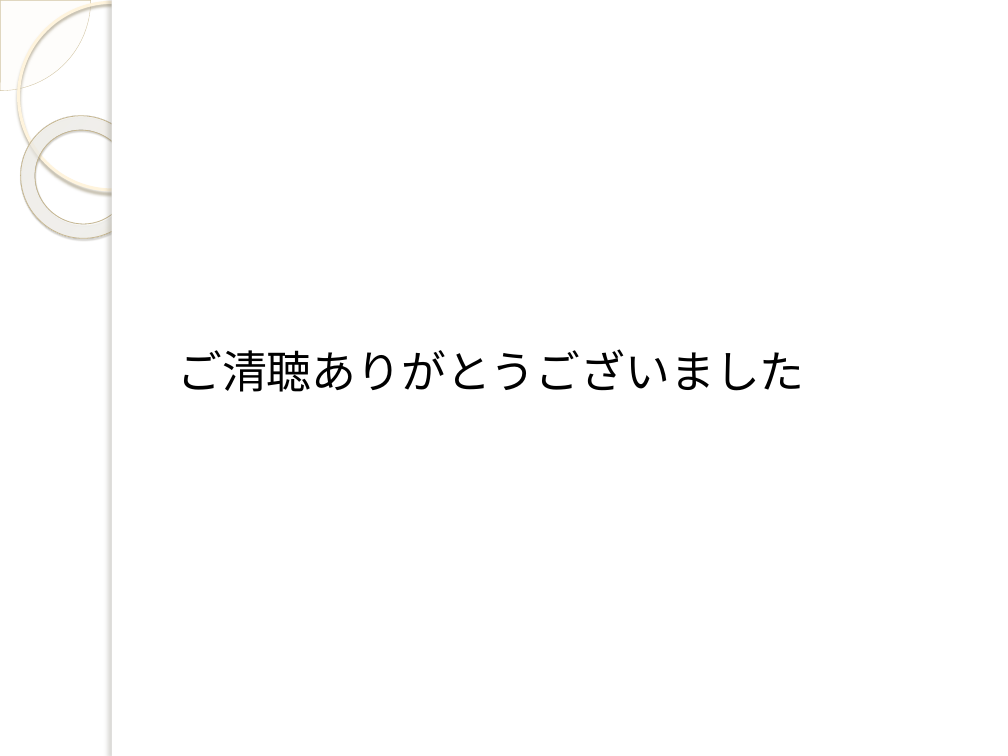
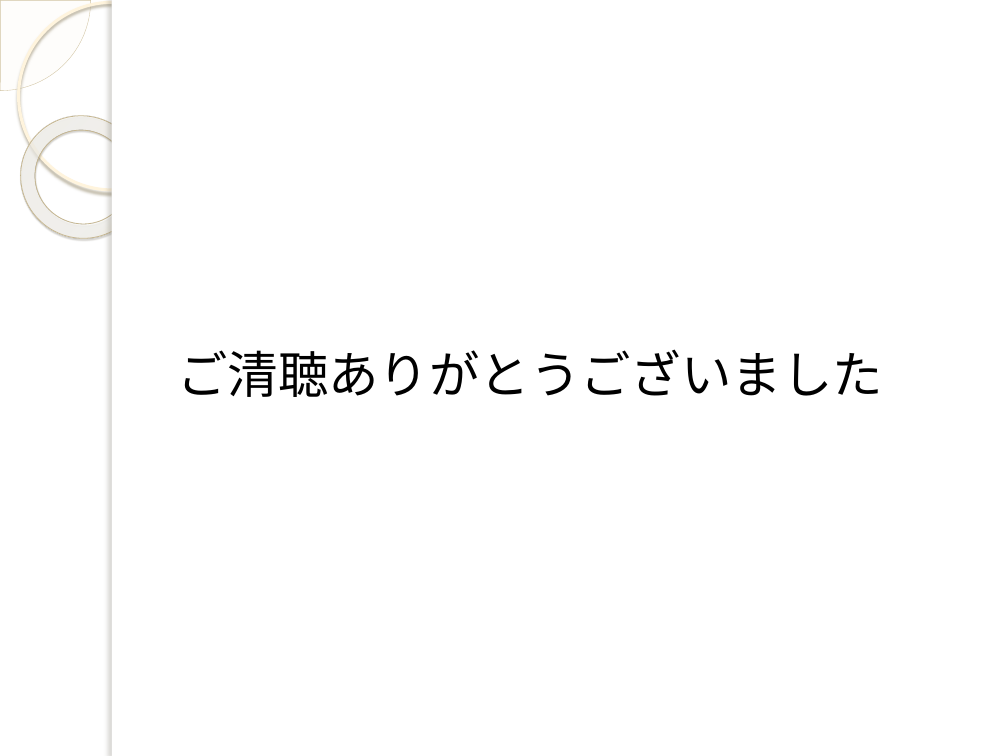
Before and after one commit to yuridonus/FEstudy, a slide deck: slide 19 of uwsc2.pptx (slide 15 before the commit). Drawn at 1008x756 pixels with LibreOffice and Linux fonts; fonts in the diff are those of the drawing; background and template pictures are left out. Boxes give left, top, right and bottom in pixels: in the first picture for what was removed or moved away, otherwise in the second. Text is boxed around its words. In the diff, an @@ line names an element or a change of style, - is before the commit and + after.

Commit message:
allCommit

```diff
--- a/uwsc2.pptx
+++ b/uwsc2.pptx
@@ text "ご清聴ありがとうございました" at bbox=[177, 349, 883, 397]: size 32 to 36 pt @@
```
Also in this commit, not shown: 2 other slides changed, 5 slides added.
